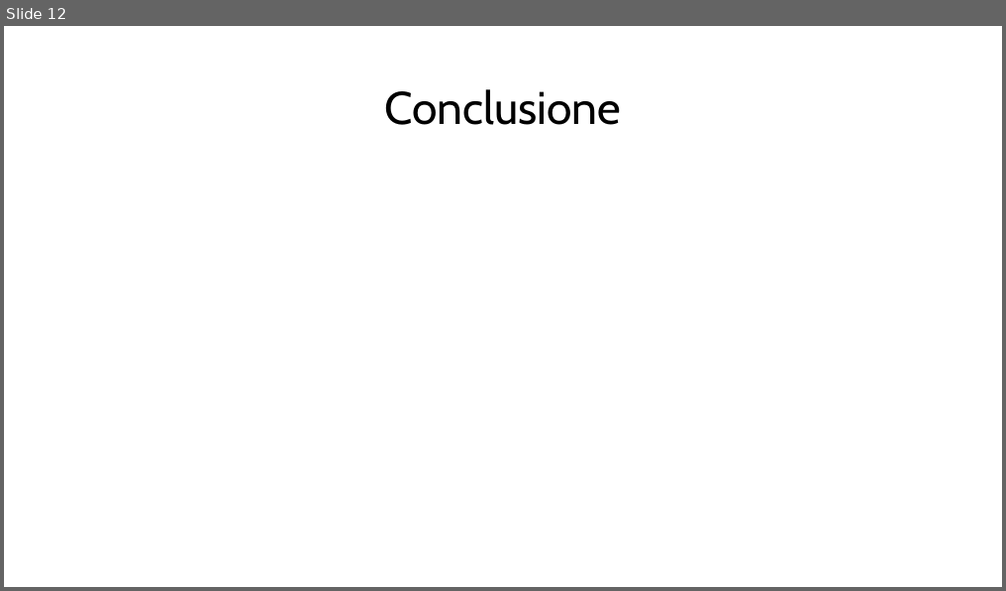
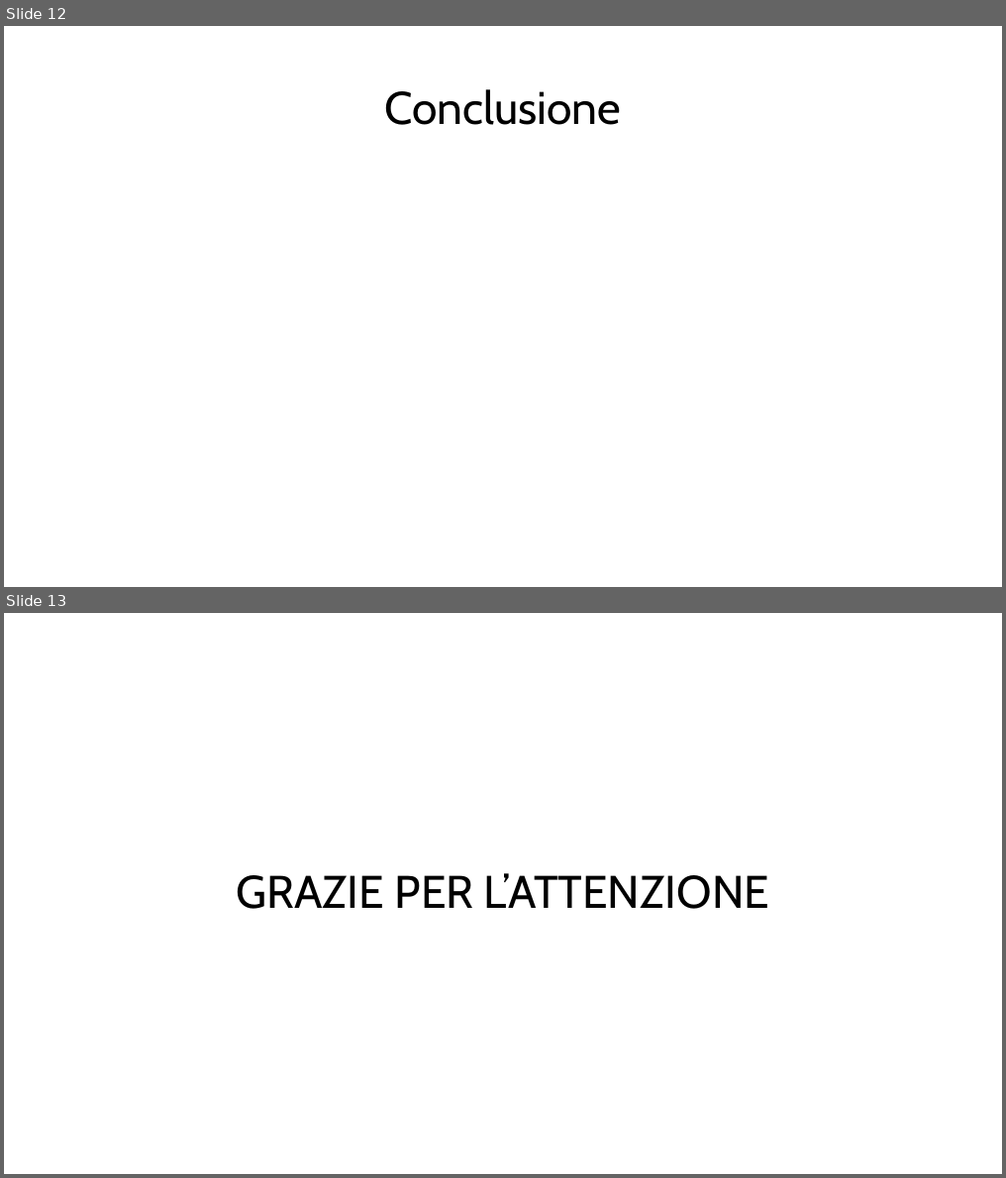
Before and after one commit to Cav95/Tesi_Triennale, a slide deck: Slide/Configuratore di prodotto per le vendite.pptx. Shown one above the other, each under a label of ours: slide 12 before the commit, slides 12 and 13 after it. The pictures are 1006x591 and 1006x1178 pixels, drawn with LibreOffice and Linux fonts; fonts in the diff are those of the drawing. Boxes give left, top, right and bottom in pixels: in the first picture for what was removed or moved away, otherwise in the second. Text is boxed around its words. In the diff, an @@ line names an element or a change of style, - is before the commit and + after.

```diff
--- a/Slide/Configuratore di prodotto per le vendite.pptx
+++ b/Slide/Configuratore di prodotto per le vendite.pptx
@@ slide 13 added at (4, 613, 1002, 1174), background #FFFFFF @@
@@ title added at (236, 873, 769, 909), 44 pt, text #000000 @@
+GRAZIE PER L’ATTENZIONE
```
Also in this commit, not shown: 3 slides changed, 1 other file.
